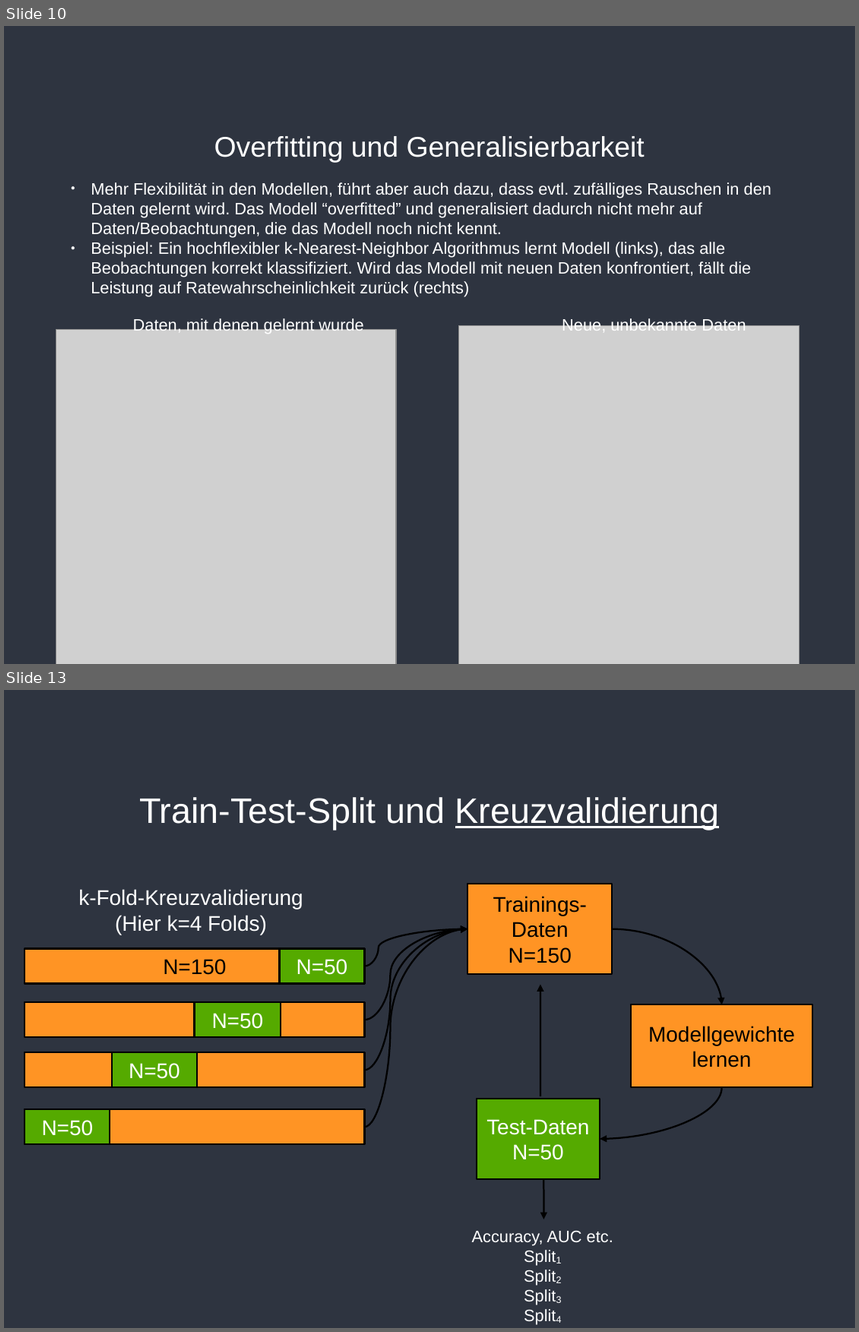
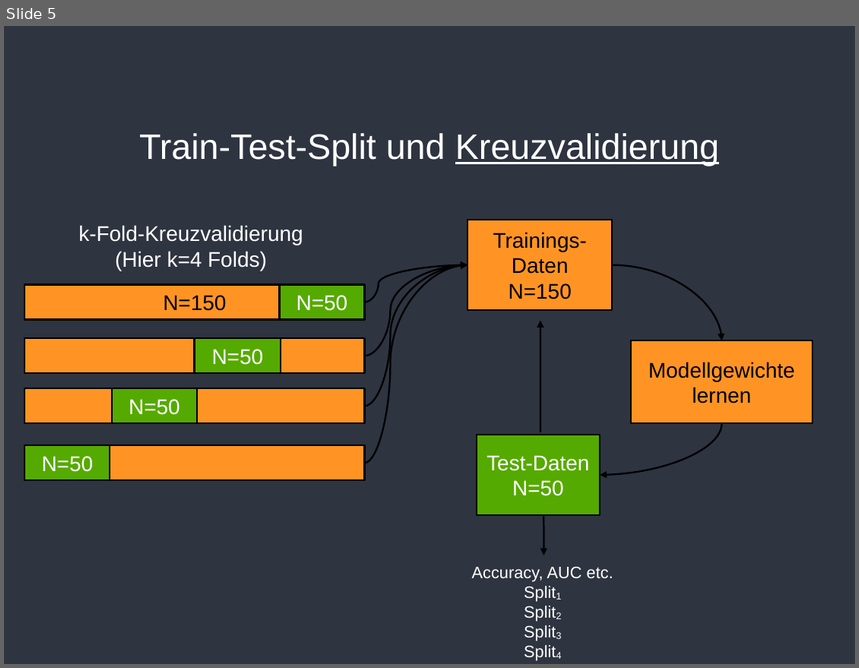
Before and after one commit to pbierwirth/teaching, a slide deck: slides/Sitzung_11.odp. Shown one above the other, each under a label of ours: slides 10 and 13 before the commit, slide 5 after it; the slides between them are not shown. The pictures are 859x1332 and 859x668 pixels, drawn with LibreOffice and Linux fonts; fonts in the diff are those of the drawing; grey boxes stand for pictures; background and template pictures are left out. Boxes give left, top, right and bottom in pixels: in the first picture for what was removed or moved away, otherwise in the second. Text is boxed around its words. In the diff, an @@ line names an element or a change of style, - is before the commit and + after.

```diff
--- a/slides/Sitzung_11.odp
+++ b/slides/Sitzung_11.odp
@@ slide 10 removed at [4, 26, 855, 664], background #2E3440 @@
@@ title removed at [215, 136, 645, 162] @@
-Overfitting und Generalisierbarkeit
@@ text removed at [91, 183, 772, 297] @@
-● Mehr Flexibilität in den Modellen, führt aber auch dazu, dass evtl. zufälliges Rauschen in den Daten gelernt wird. Das Modell “overfitted” und generalisiert dadurch nicht mehr auf Daten/Beobachtungen, die das Modell noch nicht kennt.
-● Beispiel: Ein hochflexibler k-Nearest-Neighbor Algorithmus lernt Modell (links), das alle Beobachtungen korrekt klassifiziert. Wird das Modell mit neuen Daten konfrontiert, fällt die Leistung auf Ratewahrscheinlichkeit zurück (rechts)
@@ text removed at [133, 318, 363, 335] @@
-Daten, mit denen gelernt wurde
@@ text removed at [562, 318, 746, 332] @@
-Neue, unbekannte Daten
@@ picture removed at [56, 330, 396, 664] @@
@@ picture removed at [458, 326, 799, 664] @@
@@ what was slide 13 is now slide 5 @@
```
Also in this commit, not shown: 2 slides changed, 5 slides added, 10 other slides removed, 1 other file.
